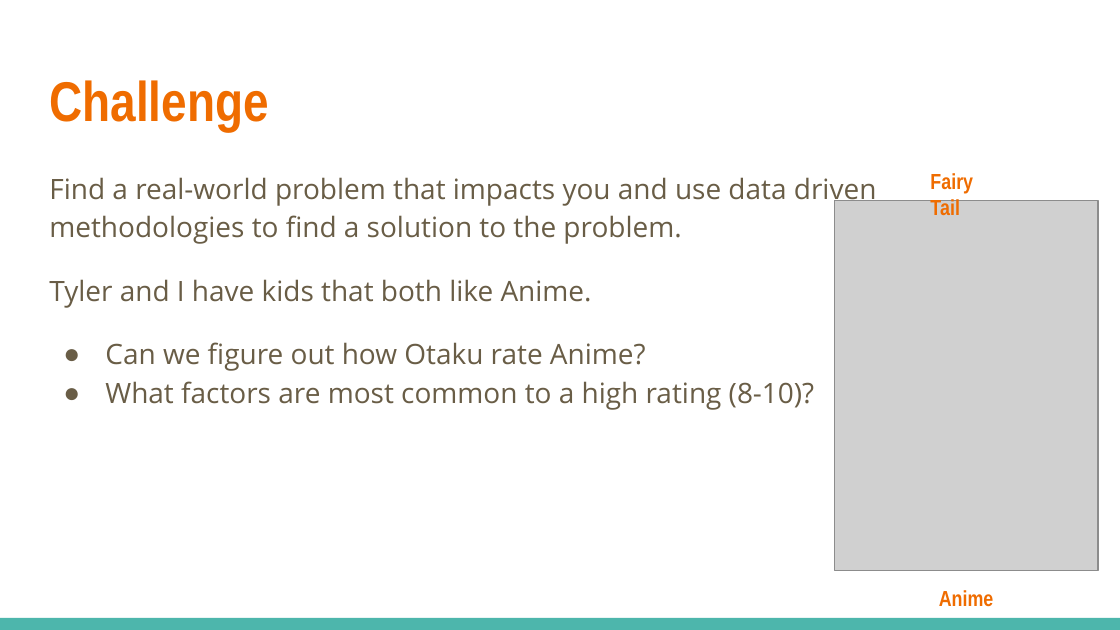
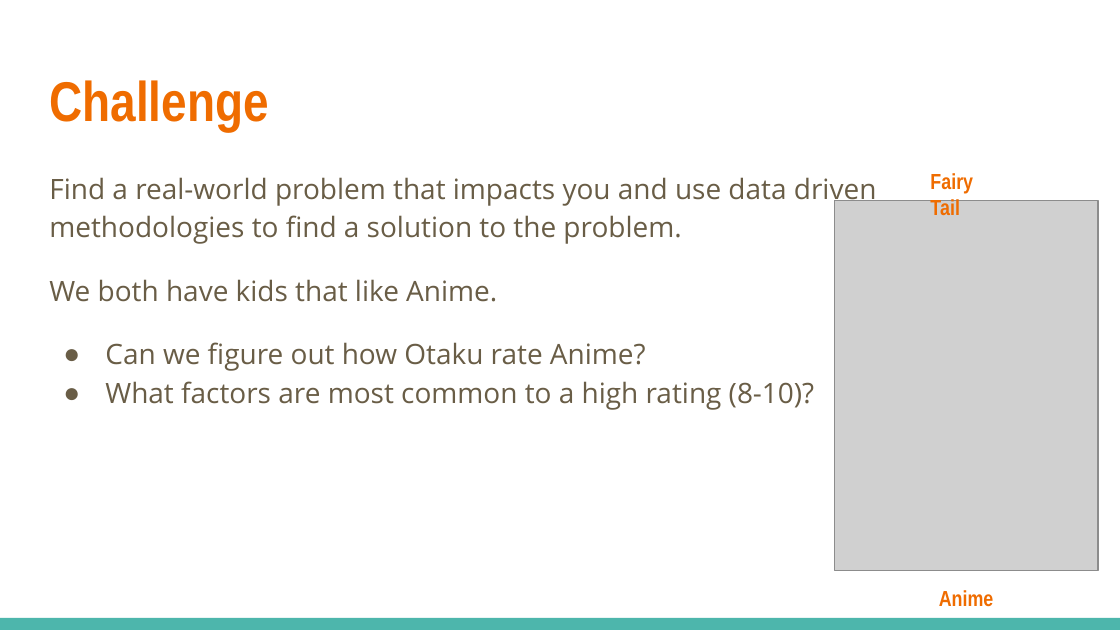
Before and after one commit to hepgon1/summerProject, a slide deck: slide 2 of Anime Predictions.pptx. Drawn at 1120x630 pixels with LibreOffice and Linux fonts; fonts in the diff are those of the drawing; grey boxes stand for pictures. Boxes give left, top, right and bottom in pixels: in the first picture for what was removed or moved away, otherwise in the second. Text is boxed around its words. In the diff, an @@ line names an element or a change of style, - is before the commit and + after.

```diff
--- a/Anime Predictions.pptx
+++ b/Anime Predictions.pptx
@@ text at <box>49,279,497,302</box>: text changed @@
-Tyler and I have kids that both like Anime.
+We both have kids that like Anime.
```
Also in this commit, not shown: 5 other slides changed, 4 slides added, 1 slide removed.
